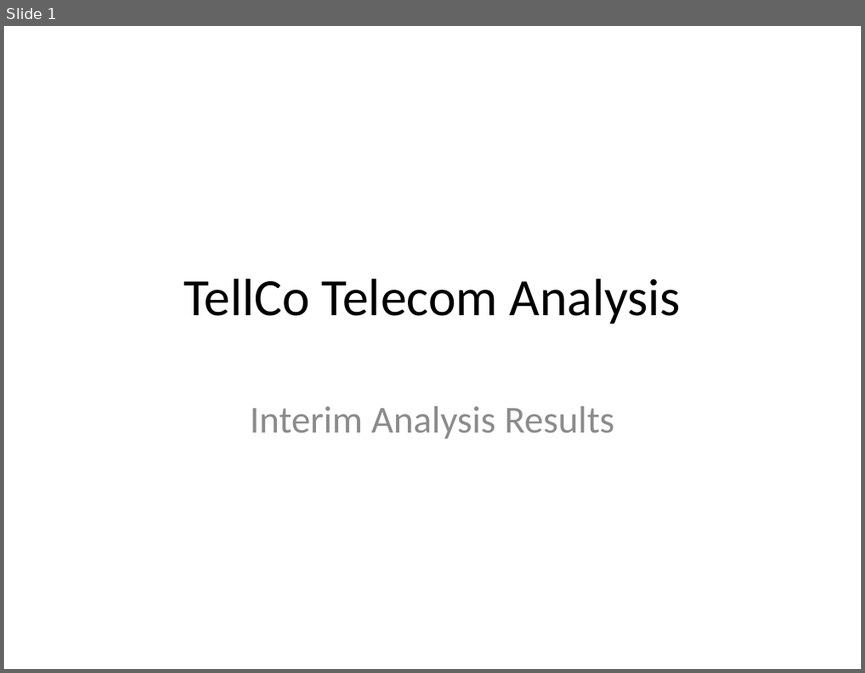
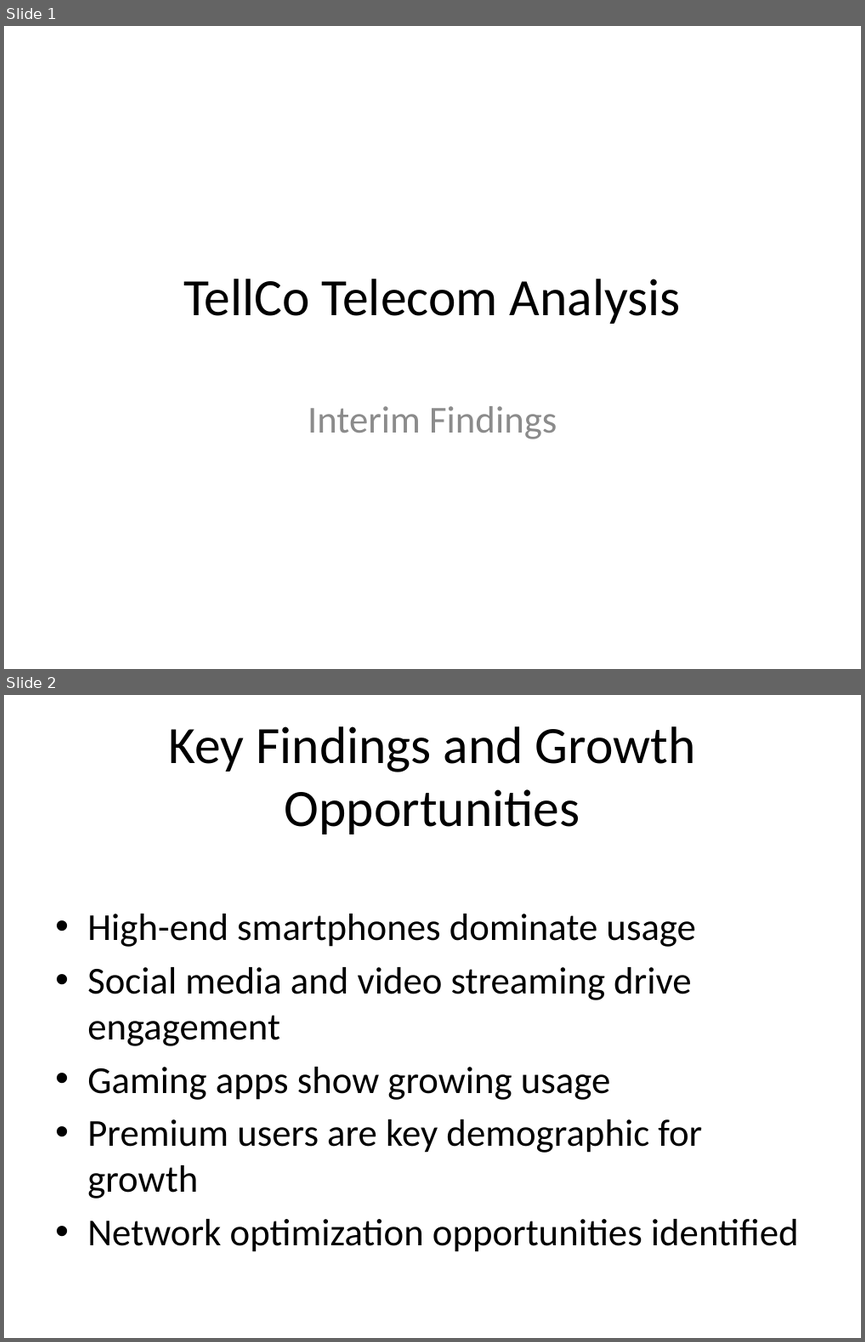
Before and after one commit to Kidyoh/10Academy-week2-Challenge, a slide deck: presentations/TellCo_Analysis_Interim.pptx. Shown one above the other, each under a label of ours: slide 1 before the commit, slides 1 and 2 after it. The pictures are 865x673 and 865x1342 pixels, drawn with LibreOffice and Linux fonts; fonts in the diff are those of the drawing. Boxes give left, top, right and bottom in pixels: in the first picture for what was removed or moved away, otherwise in the second. Text is boxed around its words. In the diff, an @@ line names an element or a change of style, - is before the commit and + after.

```diff
--- a/presentations/TellCo_Analysis_Interim.pptx
+++ b/presentations/TellCo_Analysis_Interim.pptx
@@ slide 2 added at (4, 695, 861, 1338), background #FFFFFF @@
@@ title added at (168, 726, 696, 834), 44 pt, text #000000 @@
+Key Findings and Growth Opportunities
@@ text added at (87, 913, 799, 1252), 32 pt, text #000000 @@
+• High-end smartphones dominate usage
+• Social media and video streaming drive engagement
+• Gaming apps show growing usage
+• Premium users are key demographic for growth
+• Network optimization opportunities identified
@@ slide 1 changed as well @@
@@ subtitle at (307, 406, 556, 439): text changed @@
-Interim Analysis Results
+Interim Findings
```
Also in this commit, not shown: 3 other slides changed, 4 slides removed, 19 other files.
